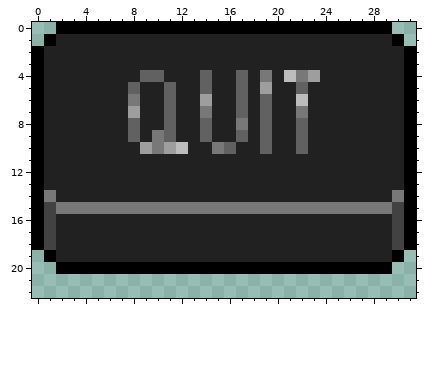
File history of a pixel-art file, Assets/Arts/GameUI/Canvas_Border_Btn/AllMenuUI/StartMenu/GameSet/QuitButton.aseprite. The first picture shows the starting point.
32x32 pixels, 1 frame. Colours within 5 levels of each other are drawn and written as one. Shown: x 0..31, y 0..22.
And afterwards:
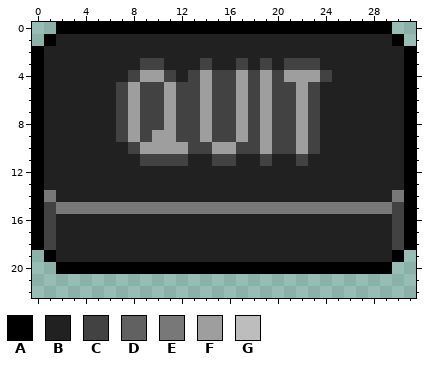
Palette (. is transparent): A #000000  B #212121  C #424242  D #616161  E #787878  F #9e9e9e  G #bdbdbd
What changed:
Changed rows in their new state; - is an unchanged pixel.
Layer "Layer 2":
first column x 7:
 3 --CC---C--C-C-CCC-
 4 -CFFC-CFCCFCFCFF-C
 5 CFCCFCCFCCFC-CCFC-
 6 CFCCFCC-CCFCFCCFC-
 7 C-CCFCCFCCFCFCCFC-
 8 CFCCFCCFCCFCFCCFC-
 9 CFCFFCCFCCFCFCCFC-
10 -C-F-FCCFFCCFCCFC-
11 --CCCC--CC--C--C--
Boxes around the changes in both pictures, in picture pixels (x1, y1, x2, y2):
changed: (116, 58, 332, 166)
